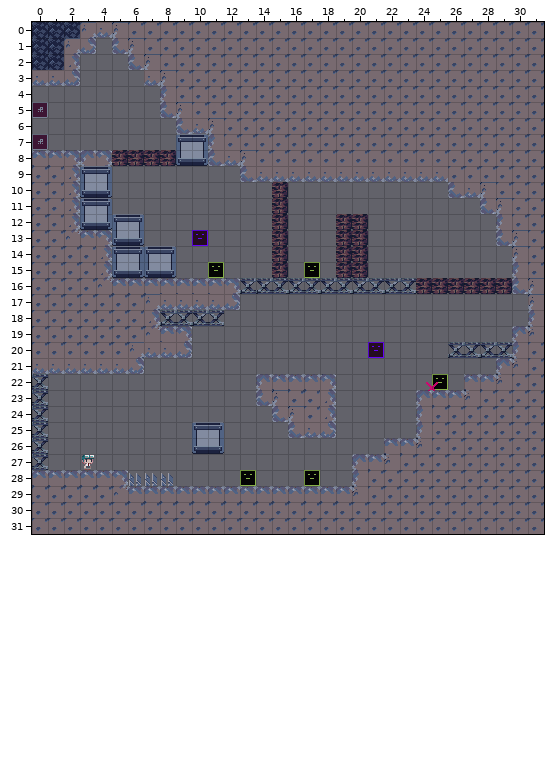
An edit to a level. Tiled map (JSON), src/resource/map/stage4.json. The first picture shows the starting point.
Cells are 16x16 px. Shown: x 0..31, y 0..31.
Now the later version:
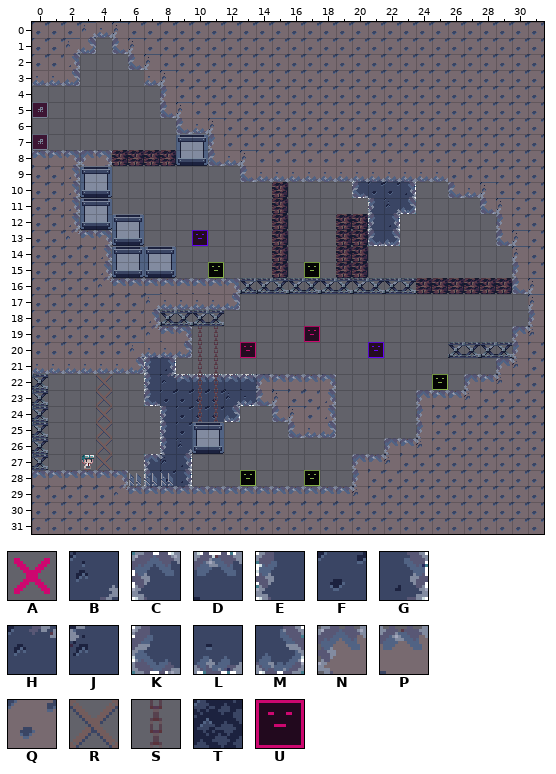
Key: from "BackGround": A 0, B 25, C 28, D 29, E 36, F 37, G 38, H 41, J 43, K 44, L 45, M 46, N 52, P 53, Q 61, R 77, S 78, T 79; from "EntityMover": U 12.
_ is an empty cell.
Objects are placed by their top-left corner, in cells (3,4 is the top-left corner of cell 3,4); size is 1x1 cell unless given.
The exact change:
Layer "Obj":
added: U at 17,19
added: U at 13,20
removed: A at 24.5,22.4
Layer "BackEntity":
y 9: x 20..23 ____ -> EFFG
y 10: x 20..23 ____ -> KFFG
y 11: x 21..23 ___ -> EBM
y 12: x 21..22 __ -> EG
y 13: x 21..22 __ -> KM
y 19: x 10..11 __ -> SS
y 20..21: x 7..8 __ -> EG; x 10..11 __ -> SS
y 22: x 7..14 ________ -> EHDDDDDF
y 23: x 7..14 ________ -> KFFFFBLL
y 24: x 8..12 _____ -> EFFFM
y 25: x 8..9 __ -> EF
y 26: x 8..9 __ -> EB
y 27: x 7..9 ___ -> CJG
y 28..29: x 7..9 ___ -> EFG
Layer "Entity":
y 0: x 0..2 TTT -> QQQ
y 1..2: x 0..1 TT -> QQ
y 22: x 27 P -> N
y 26: x 22 P -> N
Layer "ForeEntity":
y 19..21: x 10..11 __ -> SS
y 22..24: x 4 _ -> R; x 10..11 __ -> SS
y 25..27: x 4 _ -> R
Changed places in both pictures, as pixel boxes (x1, y1, x2, y2):
changed: (32, 22, 80, 70)
added: (352, 180, 416, 246)
added: (144, 326, 270, 488)
added: (304, 326, 320, 342)
added: (96, 374, 112, 470)
changed: (464, 374, 479, 390)
removed: (426, 382, 438, 391)
changed: (384, 438, 399, 454)
